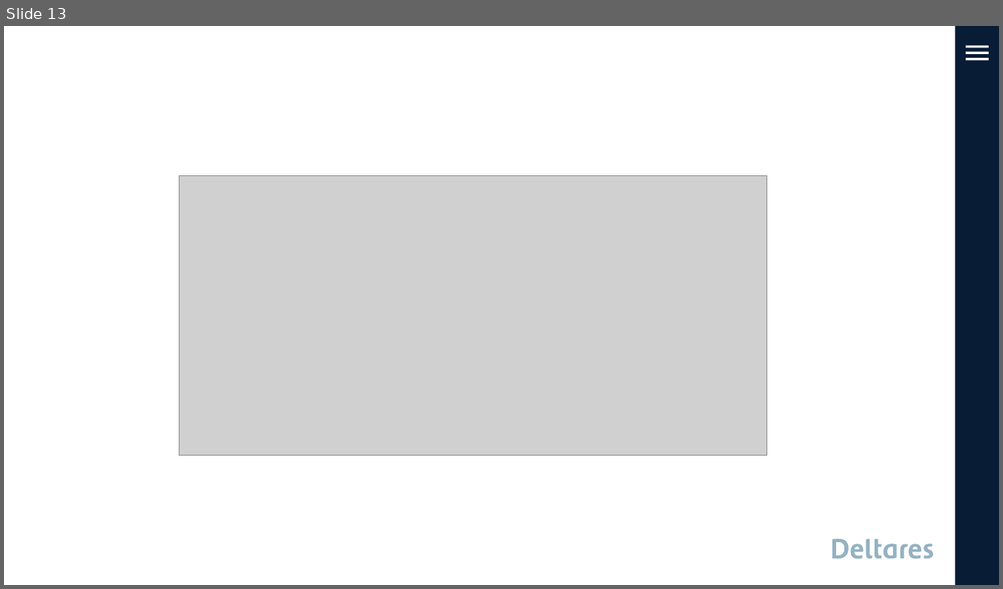
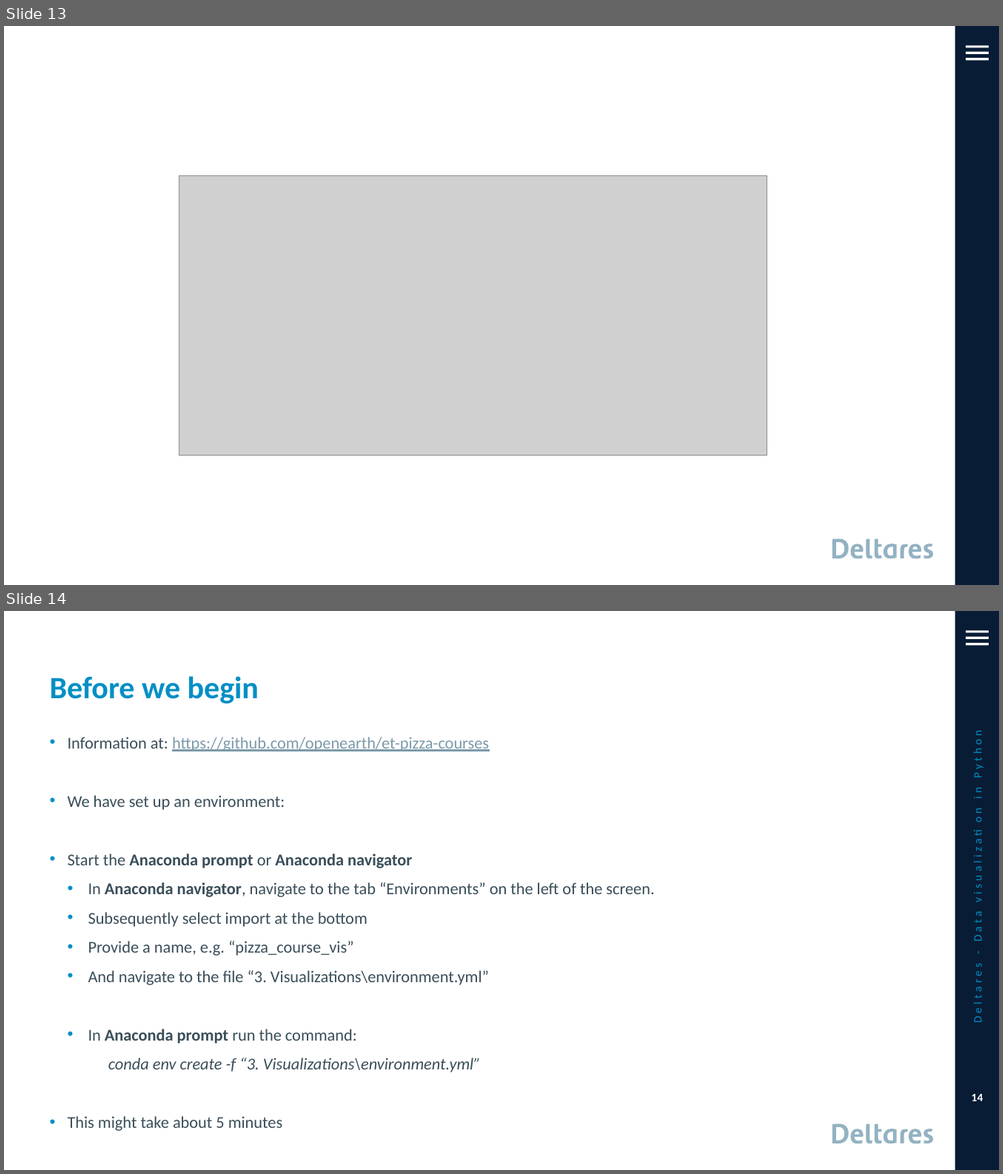
Before and after one commit to openearth/et-pizza-courses, a slide deck: 3. Visualizations/presentations/Pizzacourse Python data visualization 09-07-2019.pptx. Shown one above the other, each under a label of ours: slide 13 before the commit, slides 13 and 14 after it. The pictures are 1003x589 and 1003x1174 pixels, drawn with LibreOffice and Linux fonts; fonts in the diff are those of the drawing; grey boxes stand for pictures. Boxes give left, top, right and bottom in pixels: in the first picture for what was removed or moved away, otherwise in the second. Text is boxed around its words. In the diff, an @@ line names an element or a change of style, - is before the commit and + after.

```diff
--- a/3. Visualizations/presentations/Pizzacourse Python data visualization 09-07-2019.pptx
+++ b/3. Visualizations/presentations/Pizzacourse Python data visualization 09-07-2019.pptx
@@ slide 14 added at [4, 611, 999, 1170], background #FFFFFF; not listed: 5 template elements that a slide beside it also shows @@
@@ title added at [50, 676, 259, 703], 30 pt, text #008FC5, bold @@
+Before we begin
@@ text added at [959, 672, 996, 1082], 11 pt, text #008FC5 @@
+Deltares - Data visualization in Python
@@ text added at [68, 737, 654, 1073], 16 pt, text #3A4E59 @@
+• Information at: https://github.com/openearth/et-pizza-courses
+• We have set up an environment:
+• Start the Anaconda prompt or Anaconda navigator
+  • In Anaconda navigator, navigate to the tab “Environments” on the left of the screen.
+  • Subsequently select import at the bottom
+  • Provide a name, e.g. “pizza_course_vis”
+  • And navigate to the file “3. Visualizations\environment.yml”
+  • In Anaconda prompt run the command:
+    conda env create -f “3. Visualizations\environment.yml”
+• This might take about 5 minutes
@@ page number added at [971, 1094, 983, 1102], 11 pt, text #FFFFFF, bold @@
+14
```
Also in this commit, not shown: 2 slides changed, 2 other slides added.
